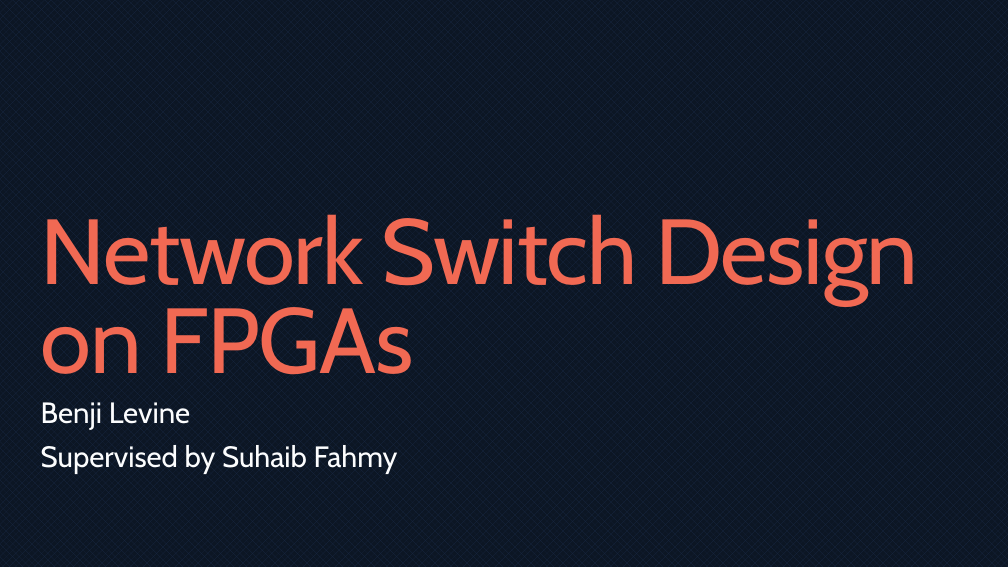
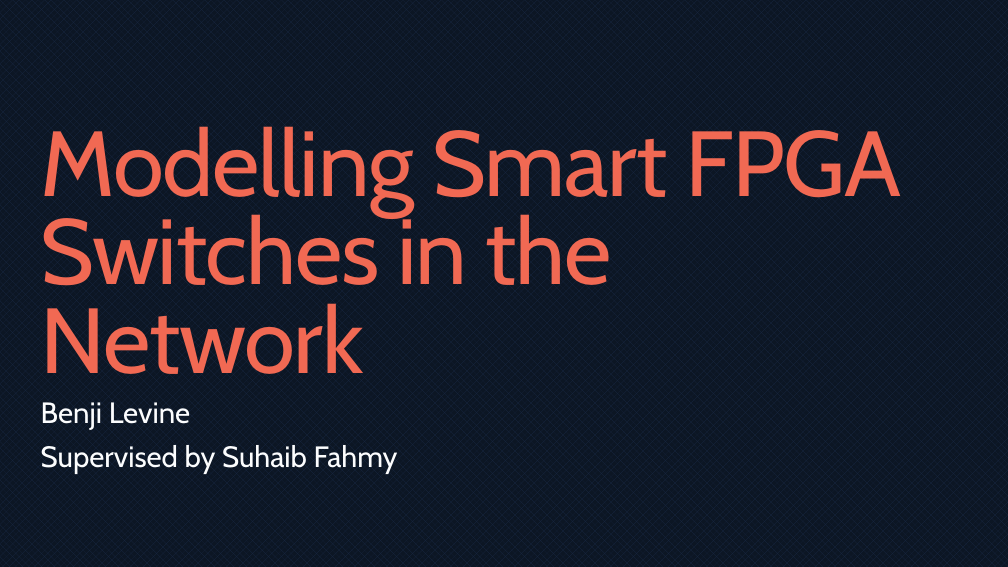
Before and after one commit to bmaximuml/CS351-Reports, a slide deck: slide 1 of Presentation/Network Switch Design on FPGAs.pptx. Drawn at 1008x567 pixels with LibreOffice and Linux fonts; fonts in the diff are those of the drawing. Boxes give left, top, right and bottom in pixels: in the first picture for what was removed or moved away, otherwise in the second. Text is boxed around its words. In the diff, an @@ line names an element or a change of style, - is before the commit and + after.

```diff
--- a/Presentation/Network Switch Design on FPGAs.pptx
+++ b/Presentation/Network Switch Design on FPGAs.pptx
@@ title at box(41, 126, 901, 374): text changed @@
-Network Switch Design on FPGAs
+Modelling Smart FPGA Switches in the Network
```
Also in this commit, not shown: 1 other slide changed, 4 slides added, 1 slide removed, 3 other files.
